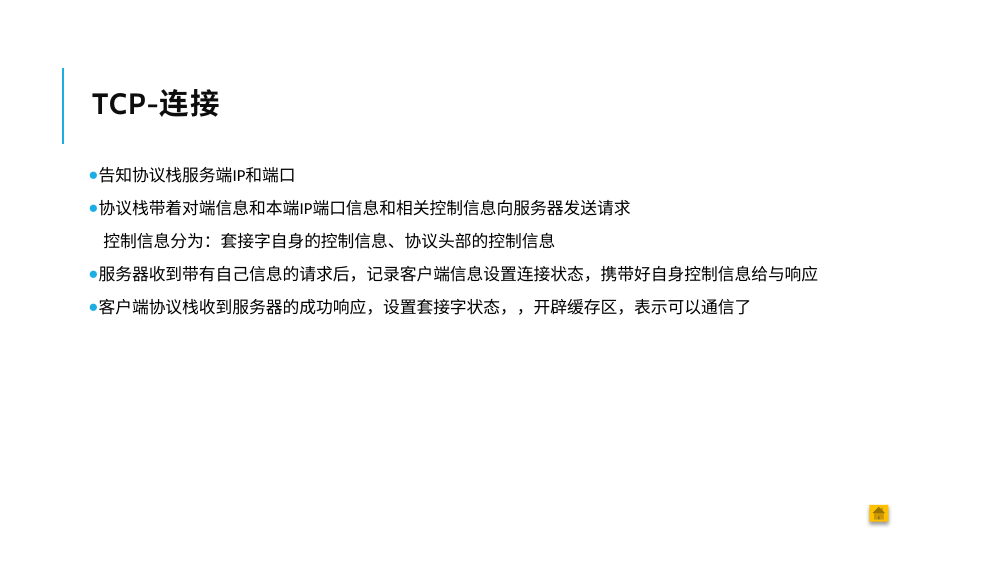
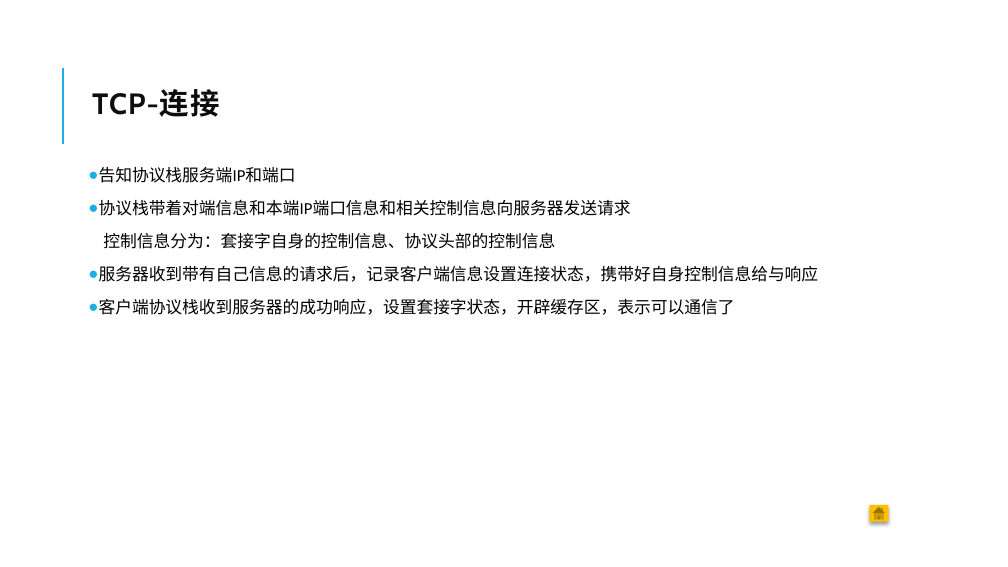
Before and after one commit to sleepingWhiteFish/CAGST, a slide deck: slide 27 of 网络是怎样连接的.pptx. Drawn at 1008x567 pixels with LibreOffice and Linux fonts; fonts in the diff are those of the drawing. Boxes give left, top, right and bottom in pixels: in the first picture for what was removed or moved away, otherwise in the second. Text is boxed around its words. In the diff, an @@ line names an element or a change of style, - is before the commit and + after.

```diff
--- a/网络是怎样连接的.pptx
+++ b/网络是怎样连接的.pptx
@@ text at bbox=[99, 299, 735, 315]: text changed @@
-● 客户端协议栈收到服务器的成功响应，设置套接字状态，，开辟缓存区，表示可以通信了
+● 客户端协议栈收到服务器的成功响应，设置套接字状态，开辟缓存区，表示可以通信了
```
Also in this commit, not shown: 21 other slides changed, 6 slides added, 11 slides removed.
